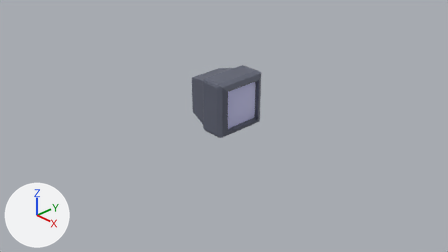
One commit to the Blender file Assets/Art/DiagnoseTools/DiagnoseTool_TV.blend: the scene before it, then after it.
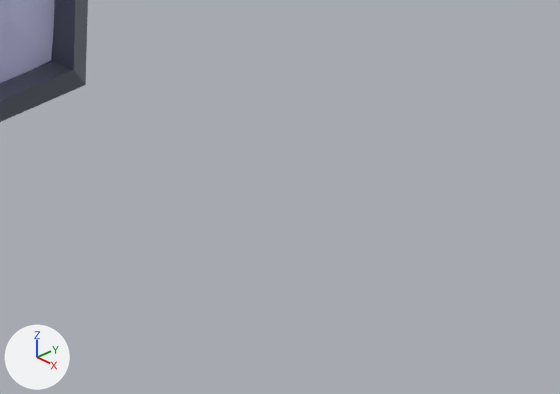
Each version appears first from the file's camera 'Camera', and next in a close-up on the part from 55% to 75% of the width and 43% to 67% of the height. The lights are fixed; the arrows at lower left show +X, +Y and +Z.

Script lines for the objects in view, before the commit:
```python
me_cube_001 = bpy.data.meshes.new('Cube.001')
me_cube_001.from_pydata(...)  # 112 vertices, 105 faces; spans x -0.508..0.5, y -0.5..0.5, z 0.0..1.0
me_cube_001.materials.append(mat_hull)  # dark blue #606474
me_cube_002 = bpy.data.meshes.new('Cube.002')
me_cube_002.from_pydata(...)  # 56 vertices, 54 faces; spans x 0.1..0.5, y -0.5..0.5, z -0.5..0.5
me_cube_002.materials.append(mat_screen)  # blue #c8c8f2
ob_tvhull = bpy.data.objects.new('TVHull', me_cube_001)
ob_tvhull.location = (0.0, 0.0, 0.0)
ob_tvscreen = bpy.data.objects.new('TVScreen', me_cube_002)
ob_tvscreen.location = (0.039, 0.0, 0.5)
ob_tvscreen.scale = (0.81, 0.81, 0.81)
_m = ob_tvscreen.modifiers.new('Smooth', 'SMOOTH')
_m.factor = 2.002
```
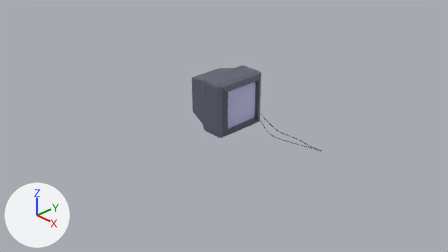
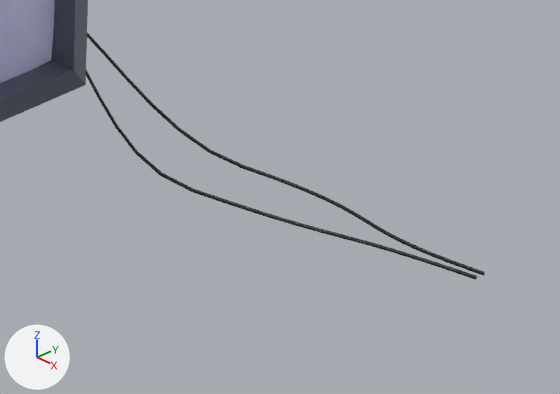
Commit message: feat: Add cables to TV

Pixel boxes (x1, y1, x2, y2) of what changed, in the close-ups (560 x 394 px):
'Cable_A', added: after (87, 33, 485, 276)
'Cable_B', added: after (86, 70, 477, 280)

The change, as a list of edits to the scene's bpy script:
```text
Add mat_cable_001:
    mat_cable_001 = principled_material('Cable.001')
    mat_cable_001.base_color = (0.00669, 0.00669, 0.00669)  # black #131313
Add mat_cable:
    mat_cable = principled_material('Cable')
    mat_cable.base_color = (0.00669, 0.00669, 0.00669)  # black #131313
Add cu_béziercurve_001:
    cu_béziercurve_001 = bpy.data.curves.new('BézierCurve.001', 'CURVE')
    cu_béziercurve_001.dimensions = '3D'
    _sp = cu_béziercurve_001.splines.new('BEZIER'); _sp.bezier_points.add(3)
    _sp.bezier_points.foreach_set('co', [1.891, 0.431, 0.000238, 1.056, 0.26, 0.000238, -0.489, 0.634, 0.00418, -0.0616, 0.148, 0.0535])
    _sp.bezier_points.foreach_set('handle_left', [2.398, 0.484, 0.0121, 1.563, 0.313, 0.0121, -0.279, 1.317, 0.0156, -1.062, 0.148, 0.0535])
    _sp.bezier_points.foreach_set('handle_right', [1.427, 0.382, -0.0106, 0.592, 0.212, -0.0106, -0.631, 0.173, -0.00355, 0.938, 0.148, 0.0535])
    for _p, _l, _r in zip(_sp.bezier_points, ['ALIGNED', 'ALIGNED', 'ALIGNED', 'ALIGNED'], ['ALIGNED', 'ALIGNED', 'ALIGNED', 'ALIGNED']): _p.handle_left_type = _l; _p.handle_right_type = _r
    _sp.order_u = 0
    _sp.order_v = 0
    cu_béziercurve_001.materials.append(mat_cable_001)  # black #131313
    cu_béziercurve_001.use_path = True
    cu_béziercurve_001.bevel_resolution = 1
    cu_béziercurve_001.bevel_depth = 0.005
    cu_béziercurve_001.fill_mode = 'FULL'
    cu_béziercurve_001.use_fill_caps = True
Add cu_béziercurve:
    cu_béziercurve = bpy.data.curves.new('BézierCurve', 'CURVE')
    cu_béziercurve.dimensions = '3D'
    _sp = cu_béziercurve.splines.new('BEZIER'); _sp.bezier_points.add(3)
    _sp.bezier_points.foreach_set('co', [1.891, 0.463, 0.000238, 1.056, 0.463, 0.000238, -0.444, 0.634, 0.00418, -0.0616, 0.0545, 0.0535])
    _sp.bezier_points.foreach_set('handle_left', [2.398, 0.516, 0.0121, 1.563, 0.516, 0.0121, -0.452, 1.317, 0.0156, -1.062, 0.0545, 0.0535])
    _sp.bezier_points.foreach_set('handle_right', [1.427, 0.414, -0.0106, 0.592, 0.414, -0.0106, -0.439, 0.152, -0.00391, 0.938, 0.0545, 0.0535])
    for _p, _l, _r in zip(_sp.bezier_points, ['ALIGNED', 'ALIGNED', 'ALIGNED', 'ALIGNED'], ['ALIGNED', 'ALIGNED', 'ALIGNED', 'ALIGNED']): _p.handle_left_type = _l; _p.handle_right_type = _r
    _sp.order_u = 0
    _sp.order_v = 0
    cu_béziercurve.materials.append(mat_cable)  # black #131313
    cu_béziercurve.use_path = True
    cu_béziercurve.bevel_resolution = 1
    cu_béziercurve.bevel_depth = 0.005
    cu_béziercurve.fill_mode = 'FULL'
    cu_béziercurve.use_fill_caps = True
Add ob_cable_b:
    ob_cable_b = bpy.data.objects.new('Cable_B', cu_béziercurve_001)
    ob_cable_b.location = (0.0, 0.0, 0.0)
Add ob_cable_a:
    ob_cable_a = bpy.data.objects.new('Cable_A', cu_béziercurve)
    ob_cable_a.location = (0.0, 0.0, 0.0)
```
